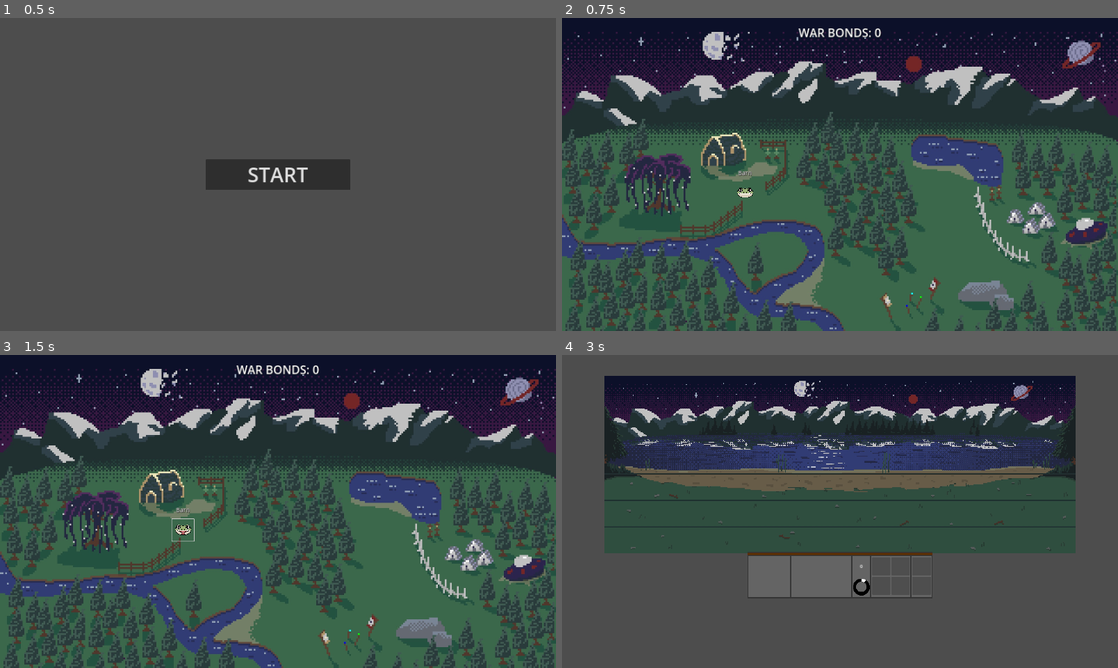
Above: before the commit, frames 1-4 (two rows, left to right).
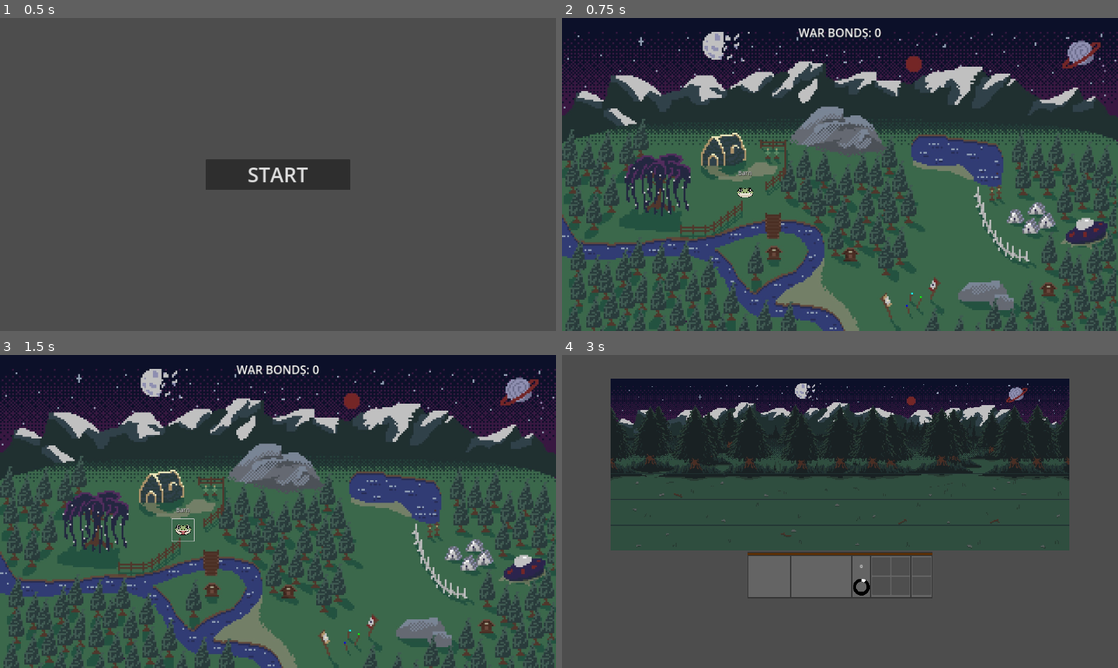
Above: after the commit, the same moments.

Repository: SammyCadian/wizards-who-hate-lizards
Game: Godot game, scene res://game.tscn
Same seed, same stepped clock (60 frames per second), same inputs: the game is played once before the commit and once after it. The engine's default icon, where the game draws it, is replaced by a stand-in: a white triangle on a blue panel in a dark square.
Inputs (mouse positions are in pixels of both pictures, inside the frame that each line leads up to):
- Up to frame 1 (0.5 s): no input
- Up to frame 2 (0.75 s): click "START" at 0.5 s
- Up to frame 3 (1.5 s): click (183, 530) at 1.25 s
- Up to frame 4 (3 s): tap Enter at 2 s; move the mouse to (962, 495) at 2.02 s; click (962, 495) at 2.1 s; click "Enter the game" at 2.75 s

Frame 1 is identical in both runs. In frame 2, 3.2% of the frame differs, in the area x 36-90%, y 28-100%; in frame 3, 3.2%; in frame 4, 18%, in the area x 7-93%, y 6-64%.

Commit message:
Enemy Ai rework and new art

Diff:
--- a/Scenes/Battle/battle.gd
+++ b/Scenes/Battle/battle.gd
@@ -22,6 +22,7 @@
 @export var unitName = "NO_UNIT" # Track the name of what is selected in the UI
 var unitCost = 0
 var unitOrAbility = 0
+var isFriendly = true
 
 # Camera Variables
 var cursorPos = Vector2(0,0) # Track the cursor position
@@ -97,13 +98,22 @@
 # Sends signal to enemy ai
 func send_laneTraffic_signal(isFriendly, lane, increment):
 	laneTraffic.emit(isFriendly, lane, increment)
-	pass
 
-# Tracks each lane's entries and exits
-# func _on_top_lane_body_entered(body: Node2D) -> void:
-	#print(body.isFriendly, "TOP", 1)
-	#send_laneTraffic_signal(body.isFriendly, "TOP", 1)
+# Tracks each lane's entries and exits (top middle and bottom)
+func _on_top_lane_body_entered(body: Node2D) -> void:
+	send_laneTraffic_signal(body.is_friendly, "TOP", 1)
 
-# func _on_top_lane_body_exited(body: Node2D) -> void:
-	#print(body.isFriendly, "TOP", -1)
-	#send_laneTraffic_signal(body.isFriendly, "TOP", -1)
+func _on_top_lane_body_exited(body: Node2D) -> void:
+	send_laneTraffic_signal(body.is_friendly, "TOP", -1)
+
+func _on_middle_lane_body_entered(body: Node2D) -> void:
+	send_laneTraffic_signal(body.is_friendly, "MID", 1)
+
+func _on_middle_lane_body_exited(body: Node2D) -> void:
+	send_laneTraffic_signal(body.is_friendly, "MID", -1)
+
+func _on_bottom_lane_body_entered(body: Node2D) -> void:
+	send_laneTraffic_signal(body.is_friendly, "BOT", 1)
+
+func _on_bottom_lane_body_exited(body: Node2D) -> void:
+	send_laneTraffic_signal(body.is_friendly, "BOT", -1)
--- a/Scenes/Battle/battle.tscn
+++ b/Scenes/Battle/battle.tscn
@@ -4,7 +4,7 @@
 [ext_resource type="Script" path="res://Scenes/Battle/battle.gd" id="1_aqr0y"]
 [ext_resource type="PackedScene" uid="uid://ctgsyiohrgqae" path="res://Scenes/Abilities/missile_strike.tscn" id="2_ckw75"]
 [ext_resource type="PackedScene" uid="uid://cpy73rsjkhjof" path="res://Scenes/UI/battle_ui.tscn" id="3_aqr0y"]
-[ext_resource type="Texture2D" uid="uid://cmxfx33hnk0nm" path="res://Sprites/Battlefields/BeachBattle.png" id="3_qnmmw"]
+[ext_resource type="Texture2D" uid="uid://o3aeygkoaedp" path="res://Sprites/Battlefields/ForestBattle.png" id="3_rf7mn"]
 [ext_resource type="PackedScene" uid="uid://h1mk235t1xj1" path="res://Scenes/Battle/lane.tscn" id="4_wqxgi"]
 
 [sub_resource type="RectangleShape2D" id="RectangleShape2D_wqxgi"]
@@ -20,8 +20,8 @@
 [node name="Battlefield2" type="Sprite2D" parent="."]
 z_index = -1
 position = Vector2(0, -162)
-scale = Vector2(0.565, 0.565)
-texture = ExtResource("3_qnmmw")
+scale = Vector2(0.825, 0.825)
+texture = ExtResource("3_rf7mn")
 
 [node name="Battlefield" type="Sprite2D" parent="."]
 visible = false
@@ -38,15 +38,15 @@
 
 [node name="topLane" parent="." instance=ExtResource("4_wqxgi")]
 position = Vector2(0, -83)
-collision_mask = 7
+collision_mask = 6
 
 [node name="middleLane" parent="." instance=ExtResource("4_wqxgi")]
 position = Vector2(0, 9)
-collision_mask = 7
+collision_mask = 6
 
 [node name="bottomLane" parent="." instance=ExtResource("4_wqxgi")]
 position = Vector2(0, 98)
-collision_mask = 7
+collision_mask = 6
 
 [node name="LizardWinCon" type="Area2D" parent="."]
 position = Vector2(-775, 8)
@@ -73,5 +73,9 @@
 [connection signal="unitButtonPressed" from="BattleUI" to="." method="_on_battle_ui_unit_button_pressed"]
 [connection signal="body_entered" from="topLane" to="." method="_on_top_lane_body_entered"]
 [connection signal="body_exited" from="topLane" to="." method="_on_top_lane_body_exited"]
+[connection signal="body_entered" from="middleLane" to="." method="_on_middle_lane_body_entered"]
+[connection signal="body_exited" from="middleLane" to="." method="_on_middle_lane_body_exited"]
+[connection signal="body_entered" from="bottomLane" to="." method="_on_bottom_lane_body_entered"]
+[connection signal="body_exited" from="bottomLane" to="." method="_on_bottom_lane_body_exited"]
 [connection signal="area_entered" from="LizardWinCon" to="." method="_on_lizard_win_con_area_entered"]
 [connection signal="area_entered" from="WizardWinCon" to="." method="_on_wizard_win_con_area_entered"]
--- a/Scenes/Battle/enemy_ai.gd
+++ b/Scenes/Battle/enemy_ai.gd
@@ -1,21 +1,18 @@
 extends Node2D
 
 #Delay Between Ai Determining Whether to Spawn
-@export var iteration_delay = 4.0
+@export var iteration_delay = 5.0
 @export var min_amount = 1
 @export var max_amount = 3
 
 #RNG!!
 var rng = RandomNumberGenerator.new()
 
-#Lane Detection
-var wizard_lane1 = false
-var wizard_lane2 = false
-var wizard_lane3 = false
+#Lane Tracker
+var wizard_lanes = {"TOP": 0,"MID": 0, "BOT": 0}
+var lizard_lanes = {"TOP": 0,"MID": 0, "BOT": 0}
 
-signal spawn()
-
-
+signal spawn(type, lane, amount)
 
 func _ready() -> void:
 	$"Iteration Delay".paused = true
@@ -25,18 +22,16 @@
 	if (get_parent().get_parent().inBattle == true):
 		$"Iteration Delay".paused = false
 
-	# TODO checks how many enemies and troops in each lane
 
+# 66/33 chance in spawn favor. Decides whether or not to spawn in enemies
+func spawn_or_no_spawn() -> bool:
+	if(rng.randi_range(0, 2) == 2):
+		# not spawned
+		return false
+	# spawned
+	return true
 
-# 50/50 chance. Decides whether or not to spawn in enemies
-func spawn_or_no_spawn() -> bool:
-	if(rng.randi_range(0, 2) == 1):
-		print("spawned")
-		return true
-	print("not spawned")
-	return false
-
-
+# Randomizes type of troop spawned
 func decide_type():
 	var type = rng.randi_range(0, 1)
 	match type:
@@ -56,7 +51,17 @@
 
 # Choose a lane based off of whether or not a lizard is already there
 func decide_lane():
-	return rng.randi_range(1, 3)
+	# TODO return the preferred lane with the following priotity:
+	# 1. lanes without lizards
+	if 0 in lizard_lanes.values():
+		return lizard_lanes.find_key(0)
+
+	# 2. lanes with the most wizard
+	var best_lane = "TOP"
+	for lane in wizard_lanes:
+		if wizard_lanes[lane] > wizard_lanes[best_lane]:
+			best_lane = lane
+	return best_lane
 
 
 func send_spawn_signal(type, lane, amount) -> void:
@@ -72,5 +77,10 @@
 	if (spawn_or_no_spawn()):
 		send_spawn_signal(decide_type(), decide_lane(), decide_amount())
 
+
+# Recieves lane traffic signal from battle scene
 func _on_battle_lane_traffic(isFriendly, lane, increment):
-	print(isFriendly, lane, increment)
+	if isFriendly:
+		wizard_lanes[lane] += increment
+	else:
+		lizard_lanes[lane] += increment
--- a/Scenes/Battle/unit_spawner.gd
+++ b/Scenes/Battle/unit_spawner.gd
@@ -42,11 +42,11 @@
 			return $WizSpawnPoint2
 		"BOT_LANE":
 			return $WizSpawnPoint3
-		1:
+		"TOP":
 			return $EnemySpawnPoint1
-		2:
+		"MID":
 			return $EnemySpawnPoint2
-		3:
+		"BOT":
 			return $EnemySpawnPoint3
 
 func getUnit(unitID: String):
@@ -63,10 +63,8 @@
 			return spike_scene
 
 func _on_battle_lane_selected(unitName: String, selectedLane: String, unitNum: int) -> void:
-	print(unitName)
 	spawn(getUnit(unitName), getSpawnPoint(selectedLane), unitNum)
 
 func _on_enemy_ai_spawn(unitName, selectedLane, unitNum) -> void:
 	if (get_parent().inBattle):
-		print(unitName)
 		spawn(getUnit(unitName), getSpawnPoint(selectedLane), unitNum)
--- a/Scenes/Units/Lizards/spike_scene.gd
+++ b/Scenes/Units/Lizards/spike_scene.gd
@@ -7,7 +7,7 @@
 #var isDead = false
 var deathTimer = 0
 
-var isFriendly = false
+var is_friendly = false
 
 var targets = []
 
--- a/Scenes/Units/Lizards/sus_scene.gd
+++ b/Scenes/Units/Lizards/sus_scene.gd
@@ -8,7 +8,7 @@
 var health = 30
 var damageTaken = 0
 
-var isFriendly = false
+var is_friendly = false
 
 var targets = []
 
--- a/Scenes/Units/Wizards/autorifle.gd
+++ b/Scenes/Units/Wizards/autorifle.gd
@@ -8,6 +8,7 @@
 var damageTaken = 0
 #var isDead = false
 var deathTimer = 0
+var is_friendly = true
 
 var targets = []
 
--- a/Scenes/Units/Wizards/rifleman.gd
+++ b/Scenes/Units/Wizards/rifleman.gd
@@ -8,6 +8,7 @@
 var damageTaken = 0
 #var isDead = false
 var deathTimer = 0
+var is_friendly = true
 
 var targets = []
 
--- a/Scenes/Units/Wizards/scout.gd
+++ b/Scenes/Units/Wizards/scout.gd
@@ -8,6 +8,7 @@
 var damageTaken = 0
 #var isDead = false
 var deathTimer = 0
+var is_friendly = true
 
 var targets = []
 
--- a/project.godot
+++ b/project.godot
@@ -25,6 +25,7 @@
 window/size/viewport_height=1080
 window/size/borderless=true
 window/stretch/mode="canvas_items"
+<<<<<<<Updatedupstreamwindow/size/borderless=true
 
 [input]
 
Binary file changed: Sprites/Battlefields/BeachBattle.png
Binary file added: Sprites/Battlefields/ForestBattle.png
Not shown, added: Sprites/Battlefields/ForestBattle.png.import
Binary file changed: Sprites/UI/NodeMapBackground.png
